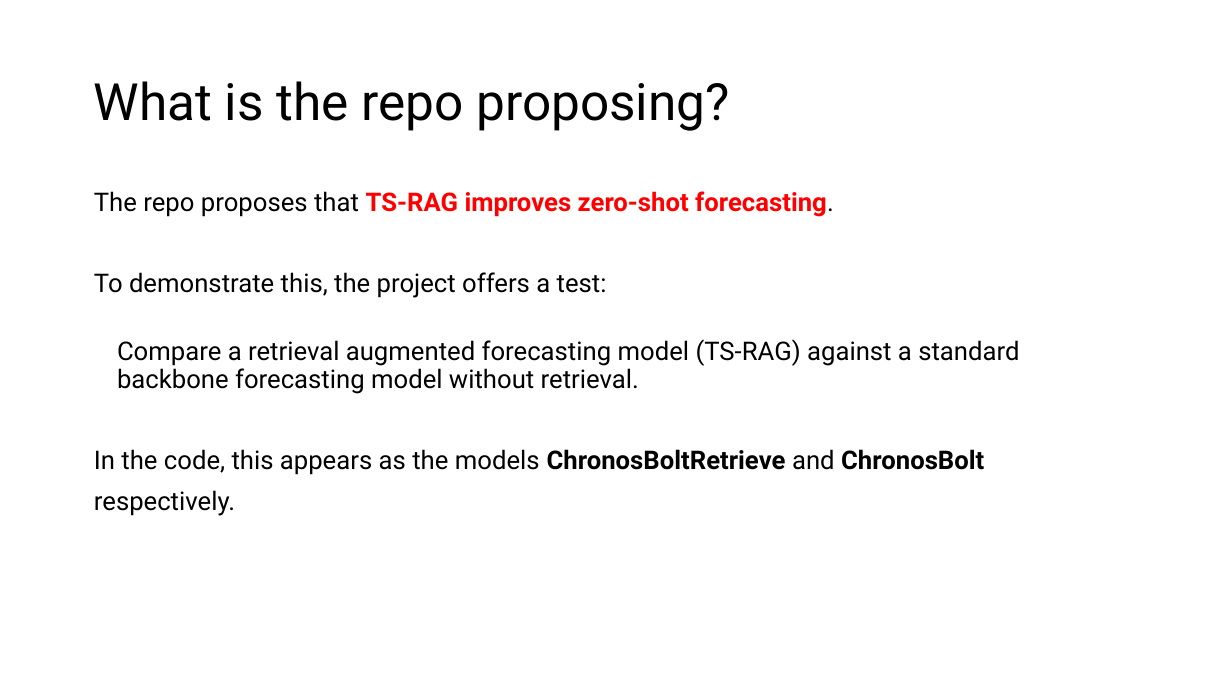
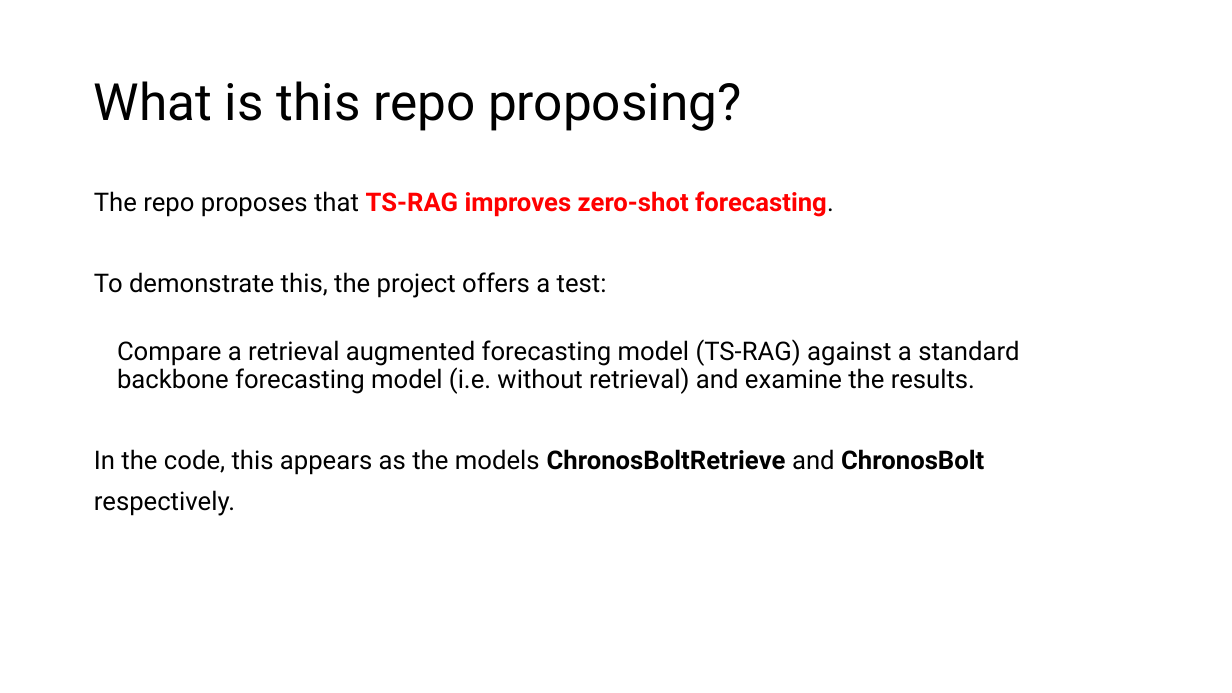
Before and after one commit to ZGRochelleDev/intelligent-systems-code-Review, a slide deck: slide 3 of deliverables/code-review-presentation.pptx. Drawn at 1232x693 pixels with LibreOffice and Linux fonts; fonts in the diff are those of the drawing. Boxes give left, top, right and bottom in pixels: in the first picture for what was removed or moved away, otherwise in the second. Text is boxed around its words. In the diff, an @@ line names an element or a change of style, - is before the commit and + after.

```diff
--- a/deliverables/code-review-presentation.pptx
+++ b/deliverables/code-review-presentation.pptx
@@ title at bbox=[94, 81, 741, 131]: text changed @@
-What is the repo proposing?
+What is this repo proposing?
@@ text at bbox=[117, 339, 1019, 394]: text changed @@
-Compare a retrieval augmented forecasting model (TS-RAG) against a standard backbone forecasting model without retrieval.
+Compare a retrieval augmented forecasting model (TS-RAG) against a standard backbone forecasting model (i.e. without retrieval) and examine the results.
```
Also in this commit, not shown: 11 other slides changed, 3 slides added, 1 slide removed, 9 other files.
